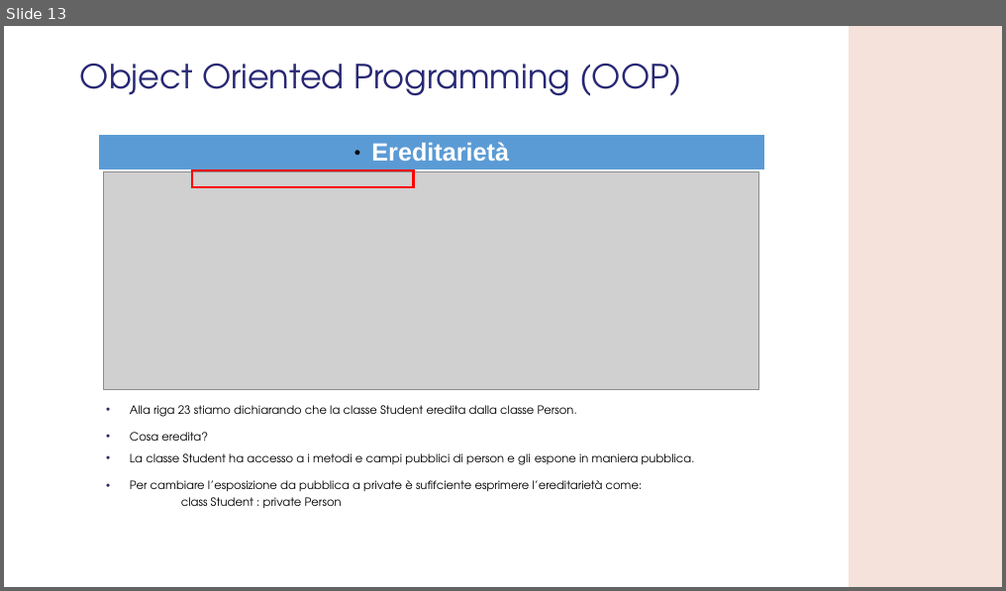
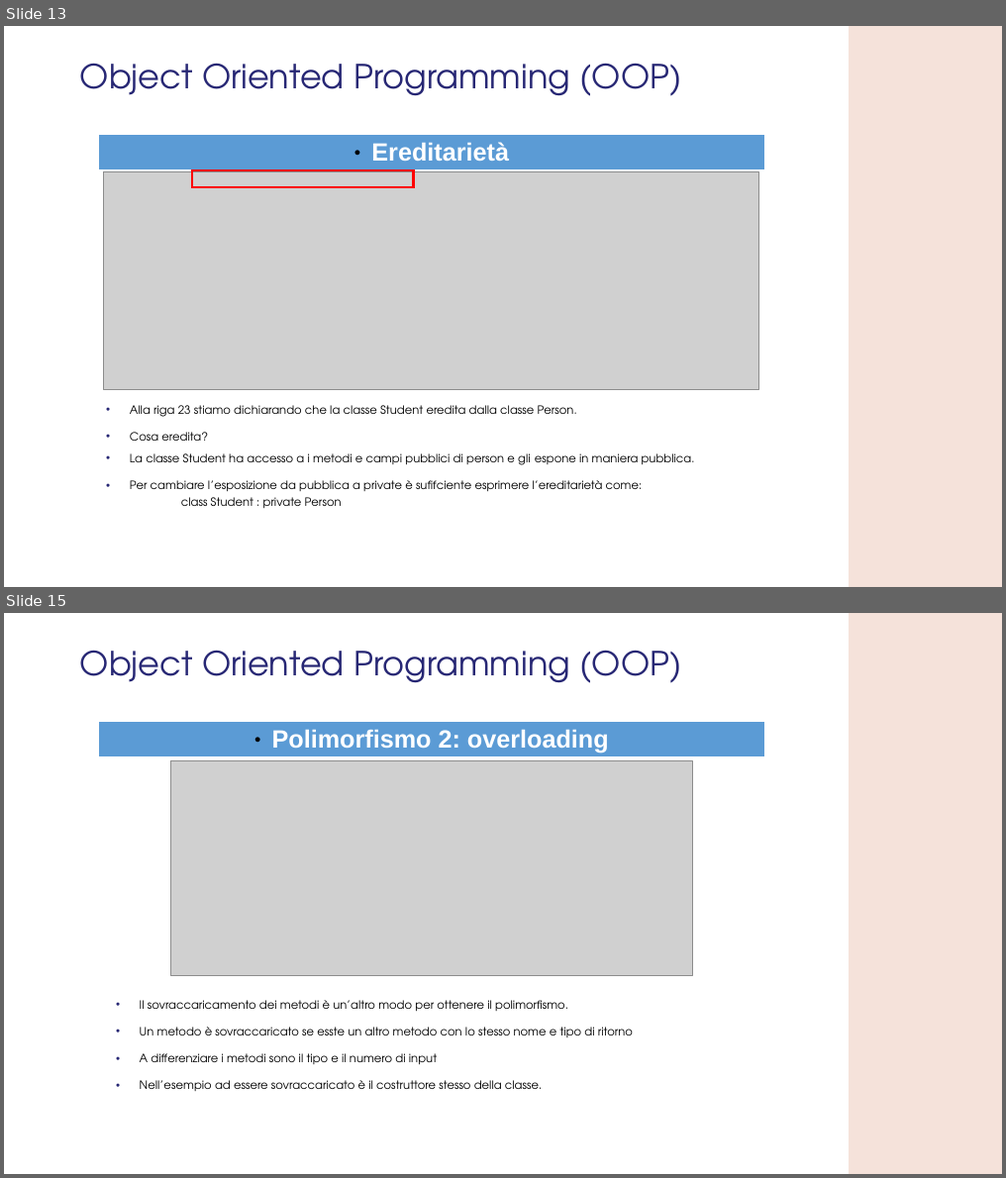
Before and after one commit to GMATZEU42/WS, a slide deck: WS02/WS_2.odp. Shown one above the other, each under a label of ours: slide 13 before the commit, slides 13 and 15 after it; the slides between them are not shown. The pictures are 1006x591 and 1006x1178 pixels, drawn with LibreOffice and Linux fonts; fonts in the diff are those of the drawing; grey boxes stand for pictures; background and template pictures are left out. Boxes give left, top, right and bottom in pixels: in the first picture for what was removed or moved away, otherwise in the second. Text is boxed around its words. In the diff, an @@ line names an element or a change of style, - is before the commit and + after.

```diff
--- a/WS02/WS_2.odp
+++ b/WS02/WS_2.odp
@@ slide 15 added at (4,613,1002,1174), background #FFFFFF; not listed: 1 template element that a slide beside it also shows @@
@@ title added at (80,650,682,683), 32 pt, text #272774 @@
+Object Oriented Programming (OOP)
@@ table added at (99,722,764,758), 1 rows, 1 columns @@
+Polimorfismo 2: overloading
@@ picture added at (171,761,693,976) @@
@@ text added at (140,1000,633,1091), 11 pt, text #000000 @@
+• Il sovraccaricamento dei metodi è un’altro modo per ottenere il polimorfismo.
+• Un metodo è sovraccaricato se esste un altro metodo con lo stesso nome e tipo di ritorno
+• A differenziare i metodi sono il tipo e il numero di input
+• Nell’esempio ad essere sovraccaricato è il costruttore stesso della classe.
```
Also in this commit, not shown: 2 slides changed, 1 other slide added, 1 other file.
